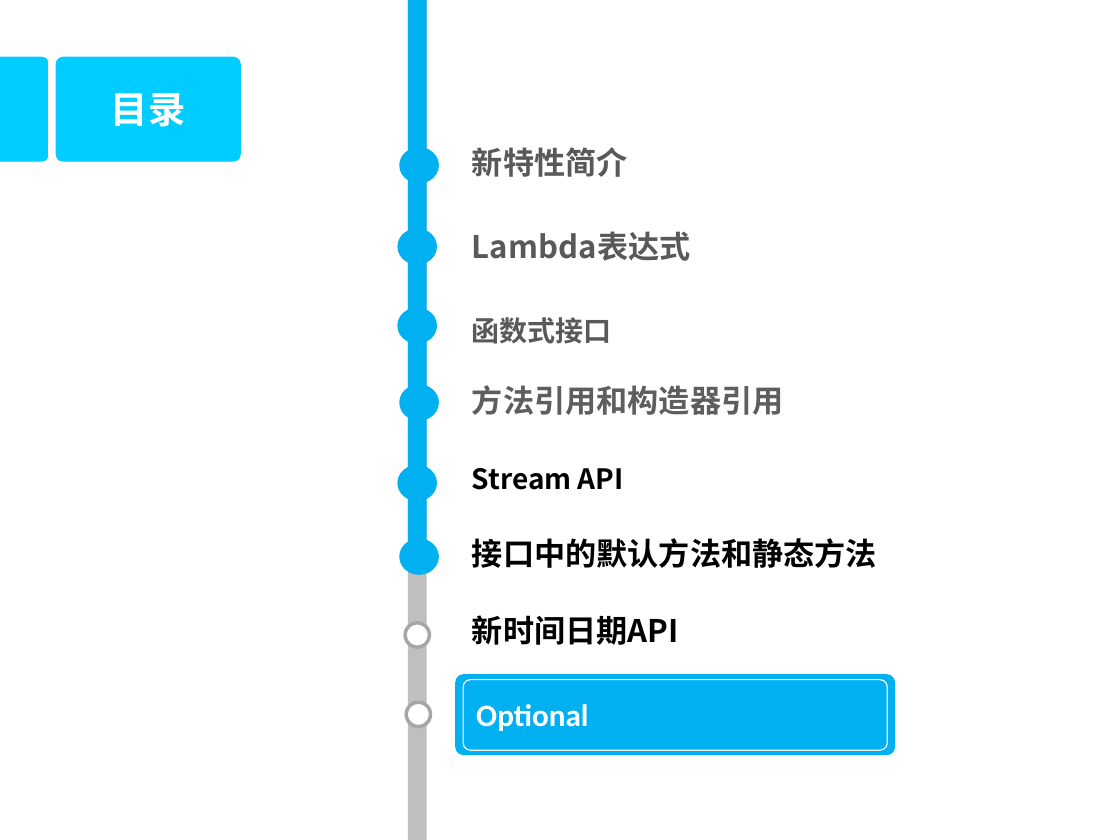
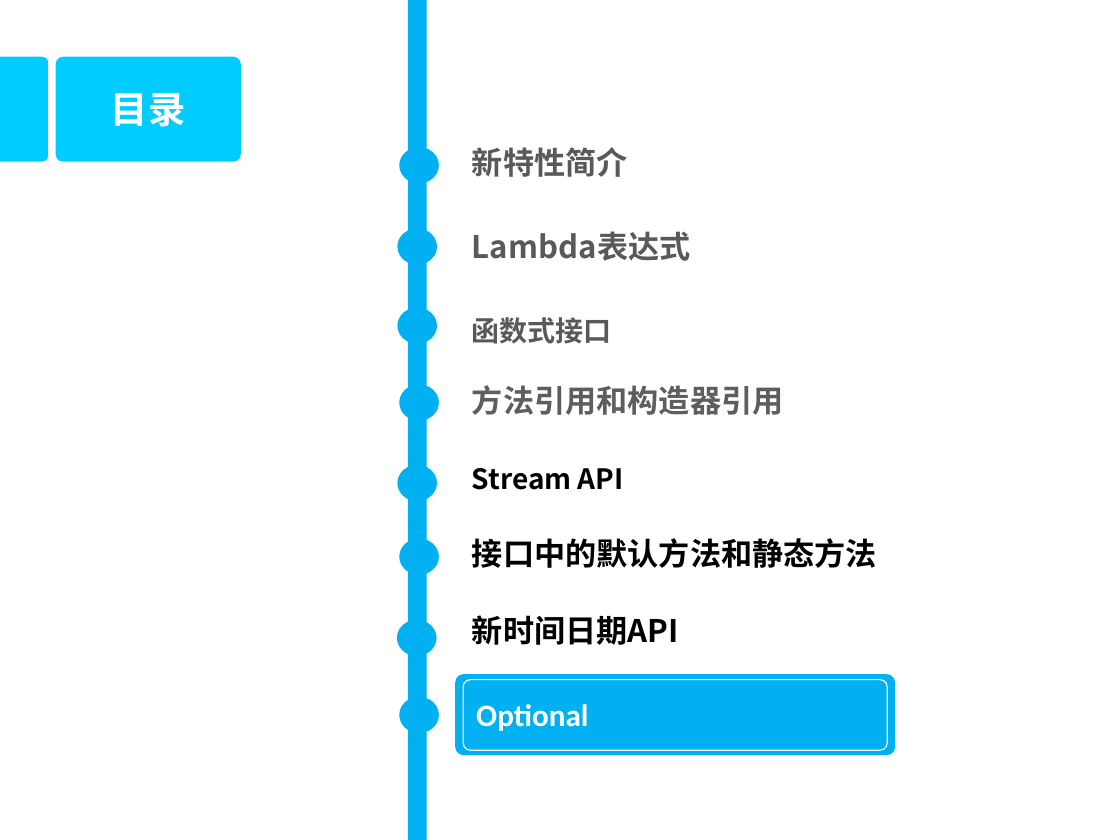
Before and after one commit to DoublePoint/MVC, a slide deck: slide 71 of 04相关插件/Java8/Java高级教程2.pptx (slide 72 before the commit). Drawn at 1120x840 pixels with LibreOffice and Linux fonts; fonts in the diff are those of the drawing; background and template pictures are left out. Boxes give left, top, right and bottom in pixels: in the first picture for what was removed or moved away, otherwise in the second. Text is boxed around its words. In the diff, an @@ line names an element or a change of style, - is before the commit and + after.

```diff
--- a/04相关插件/Java8/Java高级教程2.pptx
+++ b/04相关插件/Java8/Java高级教程2.pptx
@@ rectangle: place and size @@
-rectangle at <box>408,0,427,557</box>
+rectangle at <box>408,0,427,840</box>
@@ rectangle removed at <box>408,0,427,840</box> @@
@@ ellipse added at <box>396,619,436,655</box>, fill #00B0F0 @@
@@ ellipse added at <box>400,697,439,732</box>, fill #00B0F0 @@
```
Also in this commit, not shown: 35 other slides changed, 7 slides added, 1 slide removed, 14 other files.
